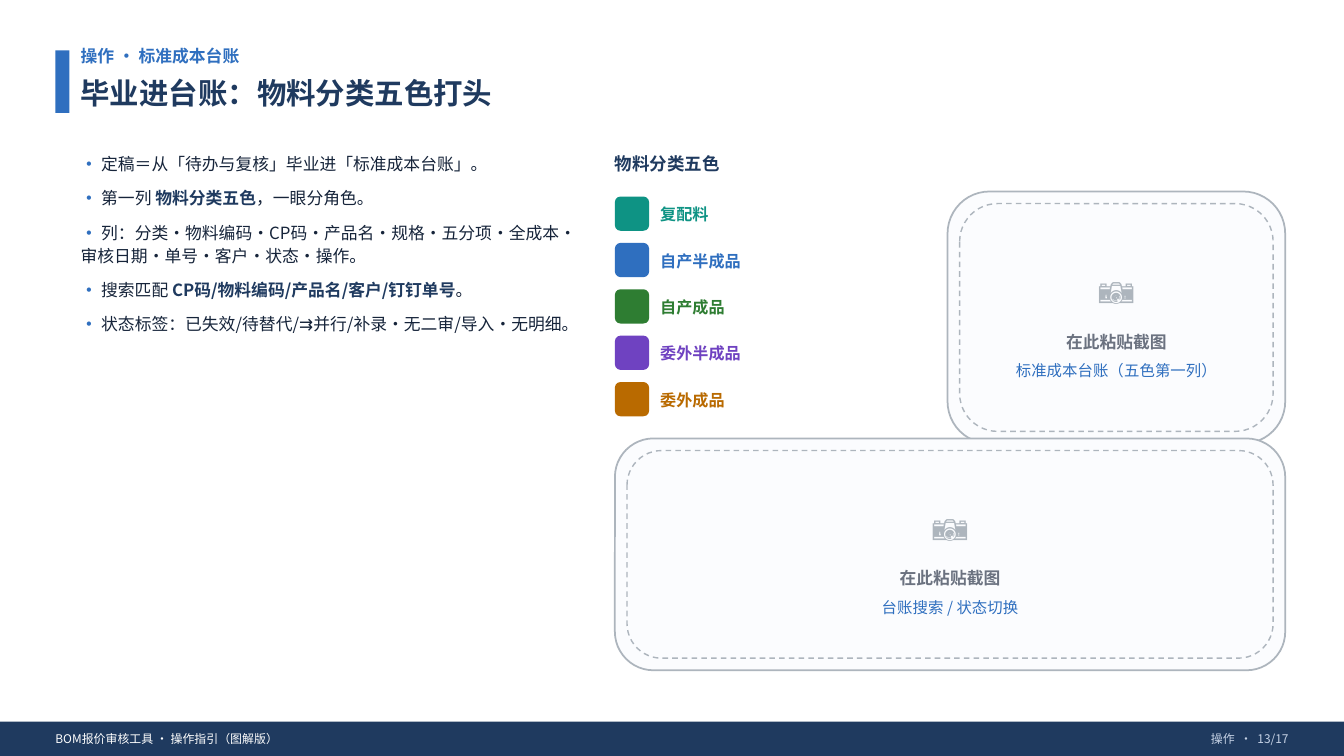
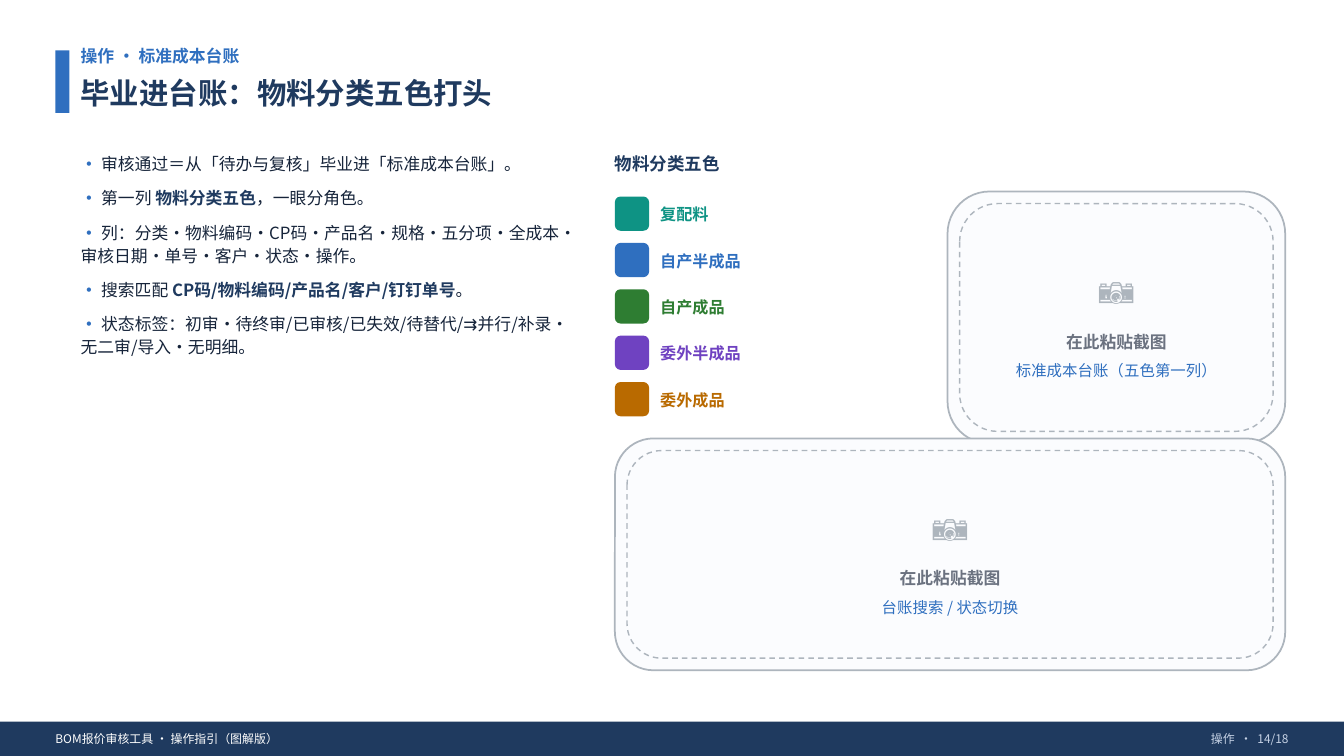
Before and after one commit to ReginaldZeng/accounting-workbench, a slide deck: slide 14 of 01_Current_Deliverables/docs/20260903_BOM报价审核/BOM报价审核工具_操作指引_图解版_20260909.pptx (slide 13 before the commit). Drawn at 1344x756 pixels with LibreOffice and Linux fonts; fonts in the diff are those of the drawing. Boxes give left, top, right and bottom in pixels: in the first picture for what was removed or moved away, otherwise in the second. Text is boxed around its words. In the diff, an @@ line names an element or a change of style, - is before the commit and + after.

```diff
--- a/01_Current_Deliverables/docs/20260903_BOM报价审核/BOM报价审核工具_操作指引_图解版_20260909.pptx
+++ b/01_Current_Deliverables/docs/20260903_BOM报价审核/BOM报价审核工具_操作指引_图解版_20260909.pptx
@@ text at [101,155,521,172]: text changed @@
-• 定稿＝从「待办与复核」毕业进「标准成本台账」。
+• 审核通过＝从「待办与复核」毕业进「标准成本台账」。
@@ text at [81,316,568,356]: text changed @@
-• 状态标签：已失效/待替代/⇉并行/补录·无二审/导入·无明细。
+• 状态标签：初审·待终审/已审核/已失效/待替代/⇉并行/补录·无二审/导入·无明细。
@@ text at [1211,733,1288,745]: text changed @@
-操作 · 13/17
+操作 · 14/18
```
Also in this commit, not shown: 16 other slides changed, 1 slide added, 2 other files.
